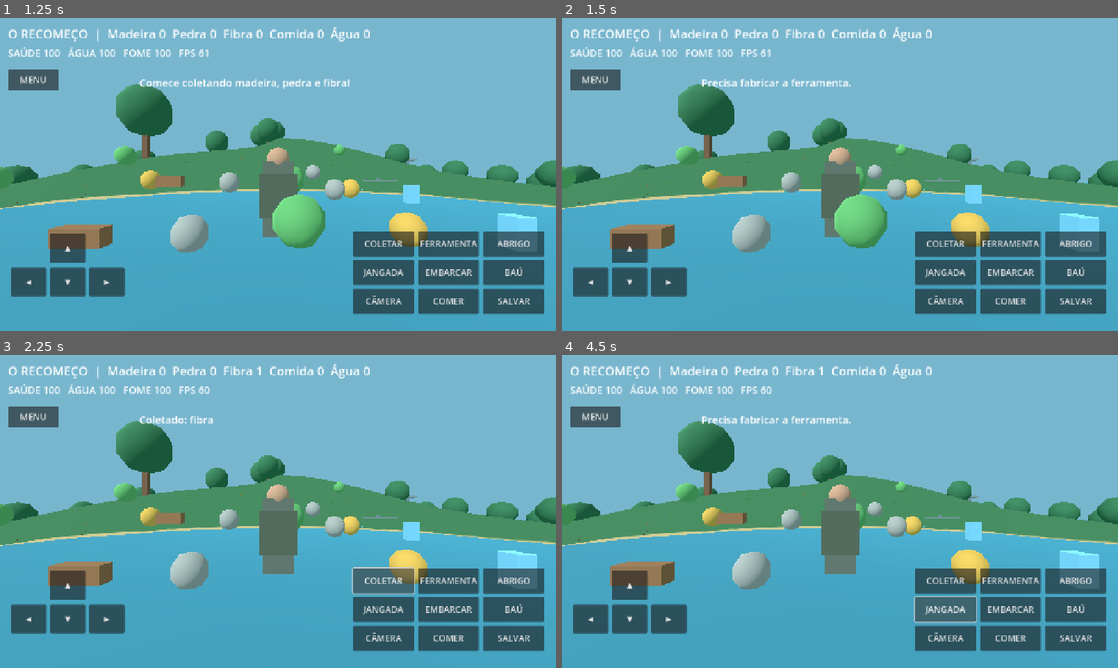
Above: before the commit, frames 1-4 (two rows, left to right).
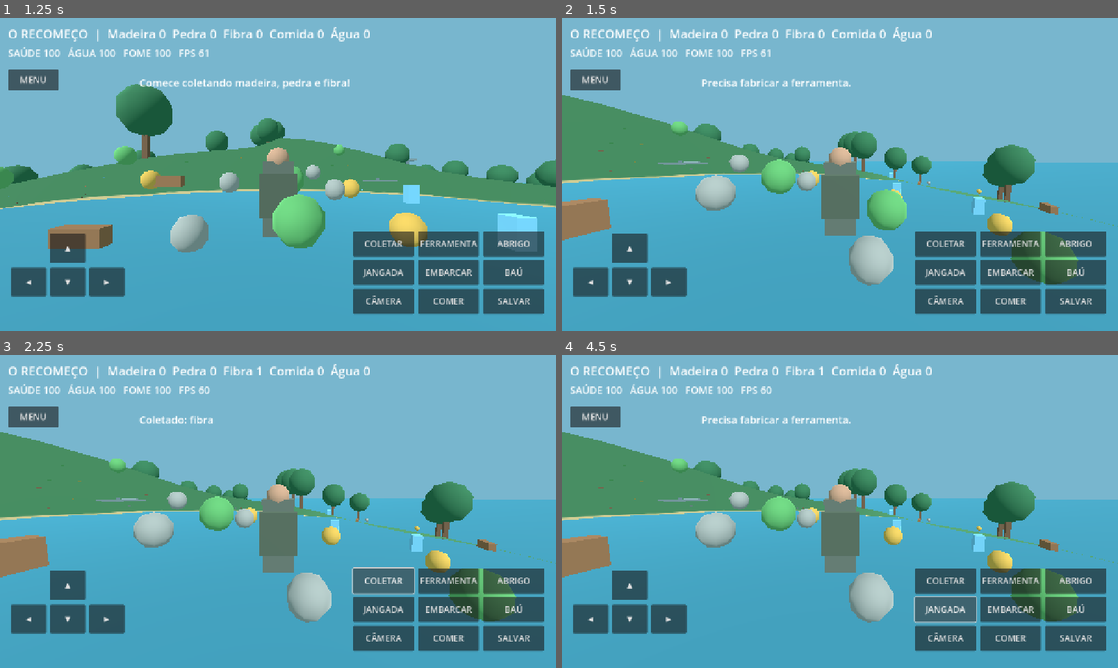
Above: after the commit, the same moments.

Repository: ronaldweker-prog/game
Game: Godot game, scene res://scenes/main.tscn
Two runs of this game, one before a commit and one after it. Both use one fixed random seed, a clock stepped at 60 frames per second and the inputs below.
Inputs (mouse positions are in pixels of both pictures, inside the frame that each line leads up to):
- Up to frame 1 (1.25 s): click "NOVO MUNDO" at 0.5 s
- Up to frame 2 (1.5 s): tap Enter at 1.25 s; move the mouse to (867, 174) at 1.27 s; hold W from 1.28 s (still down); hold Space from 1.28 s (still down); tap R at 1.35 s
- Up to frame 3 (2.25 s): release W at 2 s; release Space at 2 s; click "COLETAR" at 2 s
- Up to frame 4 (4.5 s): click "FERRAMENTA" at 2.75 s; click "ABRIGO" at 3.5 s; click "JANGADA" at 4.25 s

Frame 1 is identical in both runs. In frame 2, 26% of the frame differs, in the area x 0-100%, y 21-86%; in frame 3, 24%; in frame 4, 24%.

Commit message:
Aprimorar salvamento do mundo, jangada, câmeras e controles Android/PC

Diff:
--- a/scripts/Main.gd
+++ b/scripts/Main.gd
@@ -6,6 +6,7 @@
 var playing := false
 var player: CharacterBody3D
 var body: MeshInstance3D
+var player_visuals: Node3D
 var pivot: Node3D
 var cam: Camera3D
 var hud: CanvasLayer
@@ -199,9 +200,12 @@
 	col.shape = cap
 	col.position.y = 0.95
 	player.add_child(col)
-	body = _cube(player,Vector3(0,1.0,0),Vector3(0.72,1.7,0.44),Color("54635b"))
-	_ball(player,Vector3(0,1.92,0),0.28,Color("af8b72"))
-	_cube(player,Vector3(0,1.1,0.36),Vector3(0.8,0.95,0.25),Color("47584b"))
+	player_visuals = Node3D.new()
+	player_visuals.name = "VisualDoPersonagem"
+	player.add_child(player_visuals)
+	body = _cube(player_visuals,Vector3(0,1.0,0),Vector3(0.72,1.7,0.44),Color("54635b"))
+	_ball(player_visuals,Vector3(0,1.92,0),0.28,Color("af8b72"))
+	_cube(player_visuals,Vector3(0,1.1,0.36),Vector3(0.8,0.95,0.25),Color("47584b"))
 	pivot = Node3D.new()
 	pivot.position.y = 1.55
 	player.add_child(pivot)
@@ -249,6 +253,7 @@
 	_label(menu,"PROTÓTIPO 0.1 • Expansões futuras: bases, céu, oceano e cavernas",Vector2(85,590),Vector2(1100,60),20)
 	hud_panel = Control.new()
 	hud_panel.set_anchors_and_offsets_preset(Control.PRESET_FULL_RECT)
+	hud_panel.mouse_filter = Control.MOUSE_FILTER_IGNORE
 	hud.add_child(hud_panel)
 	info = _label(hud_panel,"O RECOMEÇO",Vector2(18,15),Vector2(710,46),28)
 	status = _label(hud_panel,"SAÚDE 100   ÁGUA 100   FOME 100",Vector2(18,64),Vector2(800,52),23)
@@ -271,6 +276,8 @@
 	hud_panel.visible = false
 
 func _show_menu(show: bool) -> void:
+	if show and playing:
+		_save(true)
 	menu.visible = show
 	hud_panel.visible = not show
 	playing = not show
@@ -284,6 +291,10 @@
 	gathered.clear()
 	has_tool = false
 	stats = Vector3(100,100,100)
+	time_of_day = 0.0
+	first_person = false
+	cam.position = Vector3(0,0,4.8)
+	player_visuals.visible = true
 	for h in huts:
 		if is_instance_valid(h): h.queue_free()
 	huts.clear()
@@ -306,6 +317,16 @@
 		if d is Dictionary:
 			items = d.get("items",items)
 			has_tool = bool(d.get("tool",false))
+			var bars: Array = d.get("stats", [100,100,100])
+			if bars.size() >= 3:
+				stats = Vector3(float(bars[0]),float(bars[1]),float(bars[2]))
+			time_of_day = float(d.get("time",0.0))
+			quality = int(d.get("quality",0))
+			get_viewport().scaling_3d_scale = [0.70,0.83,1.0][clampi(quality,0,2)]
+			Engine.max_fps = 30 if quality == 0 else 45
+			first_person = bool(d.get("first_person",false))
+			cam.position = Vector3.ZERO if first_person else Vector3(0,0,4.8)
+			player_visuals.visible = not first_person
 			var p: Array = d.get("player",[0,2,24])
 			player.position = Vector3(float(p[0]),float(p[1]),float(p[2]))
 			gathered = d.get("gathered",[])
@@ -317,7 +338,14 @@
 				_place_hut(Vector3(float(pos[0]),float(pos[1]),float(pos[2])))
 			if bool(d.get("raft",false)):
 				_place_raft()
-				raft_chest = bool(d.get("chest",false))
+				var boat_pos: Array = d.get("raft_position",[0.0,-1.0,70.0])
+				if boat_pos.size() >= 3:
+					raft.position = Vector3(float(boat_pos[0]),-1.0,float(boat_pos[2]))
+				if bool(d.get("chest",false)):
+					_install_chest()
+				aboard = bool(d.get("aboard",false))
+				if aboard:
+					player.position = raft.position + Vector3(0,1.4,0)
 			_notice("Salvamento carregado.")
 
 func _notice(t: String) -> void:
@@ -346,7 +374,7 @@
 		"camera":
 			first_person = not first_person
 			cam.position = Vector3.ZERO if first_person else Vector3(0,0,4.8)
-			body.visible = not first_person
+			player_visuals.visible = not first_person
 		"eat":
 			if items["comida"] > 0:
 				items["comida"] -= 1
@@ -445,29 +473,36 @@
 	else:
 		_notice("Aproxime-se da jangada.")
 
+func _install_chest() -> void:
+	raft_chest = true
+	_cube(raft,Vector3(-1.1,0.6,0.7),Vector3(0.9,0.7,0.65),Color("705139"))
+
 func _chest() -> void:
 	if not is_instance_valid(raft):
 		_notice("Construa a jangada primeiro.")
 	elif raft_chest:
 		_notice("Baú já instalado.")
 	elif _pay({"madeira":2,"fibra":1}):
-		raft_chest = true
-		_cube(raft,Vector3(-1.1,0.6,0.7),Vector3(0.9,0.7,0.65),Color("705139"))
+		_install_chest()
 		_notice("Baú instalado!")
 	else:
 		_notice("Baú: 2 madeiras + 1 fibra.")
 
-func _save() -> void:
+func _save(silent: bool = false) -> void:
 	if not playing:
 		return
-	var data := {"items":items,"tool":has_tool,"player":[player.position.x,player.position.y,player.position.z],"gathered":gathered,"huts":[],"raft":is_instance_valid(raft),"chest":raft_chest}
+	var boat_pos := [0.0,-1.0,70.0]
+	if is_instance_valid(raft):
+		boat_pos = [raft.position.x,raft.position.y,raft.position.z]
+	var data := {"items":items,"tool":has_tool,"player":[player.position.x,player.position.y,player.position.z],"gathered":gathered,"huts":[],"raft":is_instance_valid(raft),"raft_position":boat_pos,"aboard":aboard,"chest":raft_chest,"stats":[stats.x,stats.y,stats.z],"quality":quality,"first_person":first_person,"time":time_of_day}
 	for h in huts:
 		data["huts"].append([h.position.x,h.position.y,h.position.z])
 	var f := FileAccess.open(SAVE,FileAccess.WRITE)
 	if f != null:
 		f.store_string(JSON.stringify(data))
 		f.close()
-		_notice("Jogo salvo!")
+		if not silent:
+			_notice("Jogo salvo!")
 
 func _process(delta: float) -> void:
 	if not playing:
@@ -476,6 +511,8 @@
 	sun.rotation.x = -0.7 + sin(time_of_day * 0.025) * 0.38
 	stats.y = maxf(0,stats.y - delta * 0.027)
 	stats.z = maxf(0,stats.z - delta * 0.020)
+	if stats.y <= 0 or stats.z <= 0:
+		stats.x = maxf(1.0,stats.x - delta * 0.1)
 	status.text = "SAÚDE %.0f   ÁGUA %.0f   FOME %.0f   FPS %d" % [stats.x,stats.y,stats.z,Engine.get_frames_per_second()]
 	info.text = "O RECOMEÇO  |  Madeira %d  Pedra %d  Fibra %d  Comida %d  Água %d" % [items["madeira"],items["pedra"],items["fibra"],items["comida"],items["agua"]]
 	autosave += delta
@@ -487,10 +524,10 @@
 	if not playing:
 		return
 	var move := Vector2.ZERO
-	if held["left"] or Input.is_key_pressed(KEY_A): move.x -= 1
-	if held["right"] or Input.is_key_pressed(KEY_D): move.x += 1
-	if held["forward"] or Input.is_key_pressed(KEY_W): move.y += 1
-	if held["back"] or Input.is_key_pressed(KEY_S): move.y -= 1
+	if held["left"] or Input.is_key_pressed(KEY_A) or Input.is_key_pressed(KEY_LEFT): move.x -= 1
+	if held["right"] or Input.is_key_pressed(KEY_D) or Input.is_key_pressed(KEY_RIGHT): move.x += 1
+	if held["forward"] or Input.is_key_pressed(KEY_W) or Input.is_key_pressed(KEY_UP): move.y += 1
+	if held["back"] or Input.is_key_pressed(KEY_S) or Input.is_key_pressed(KEY_DOWN): move.y -= 1
 	var dir := (player.transform.basis * Vector3(move.x,0,-move.y)).normalized()
 	if aboard and is_instance_valid(raft):
 		raft.position += dir * delta * 4
@@ -501,7 +538,7 @@
 	player.velocity.x = dir.x * 5.0
 	player.velocity.z = dir.z * 5.0
 	if player.is_on_floor():
-		player.velocity.y = -0.3
+		player.velocity.y = 5.0 if Input.is_key_pressed(KEY_SPACE) else -0.3
 	else:
 		player.velocity.y -= 18.0 * delta
 	player.move_and_slide()
